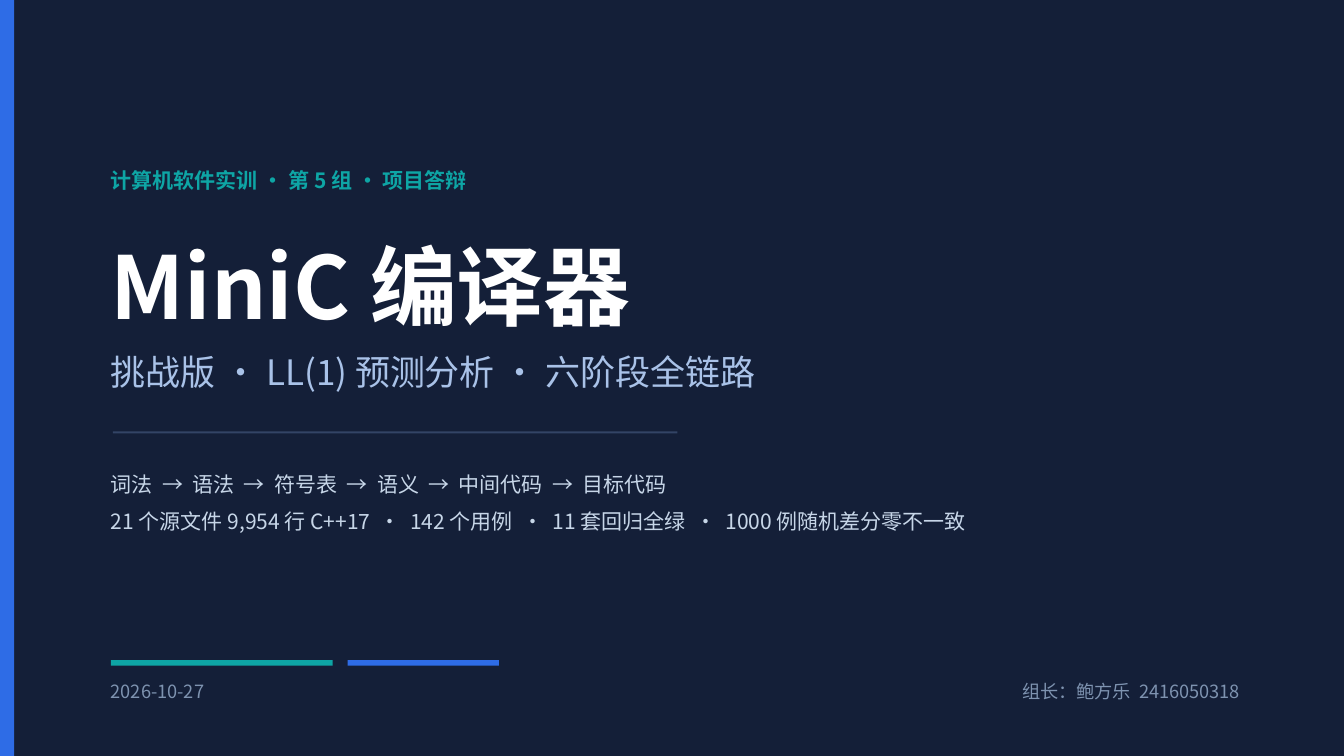
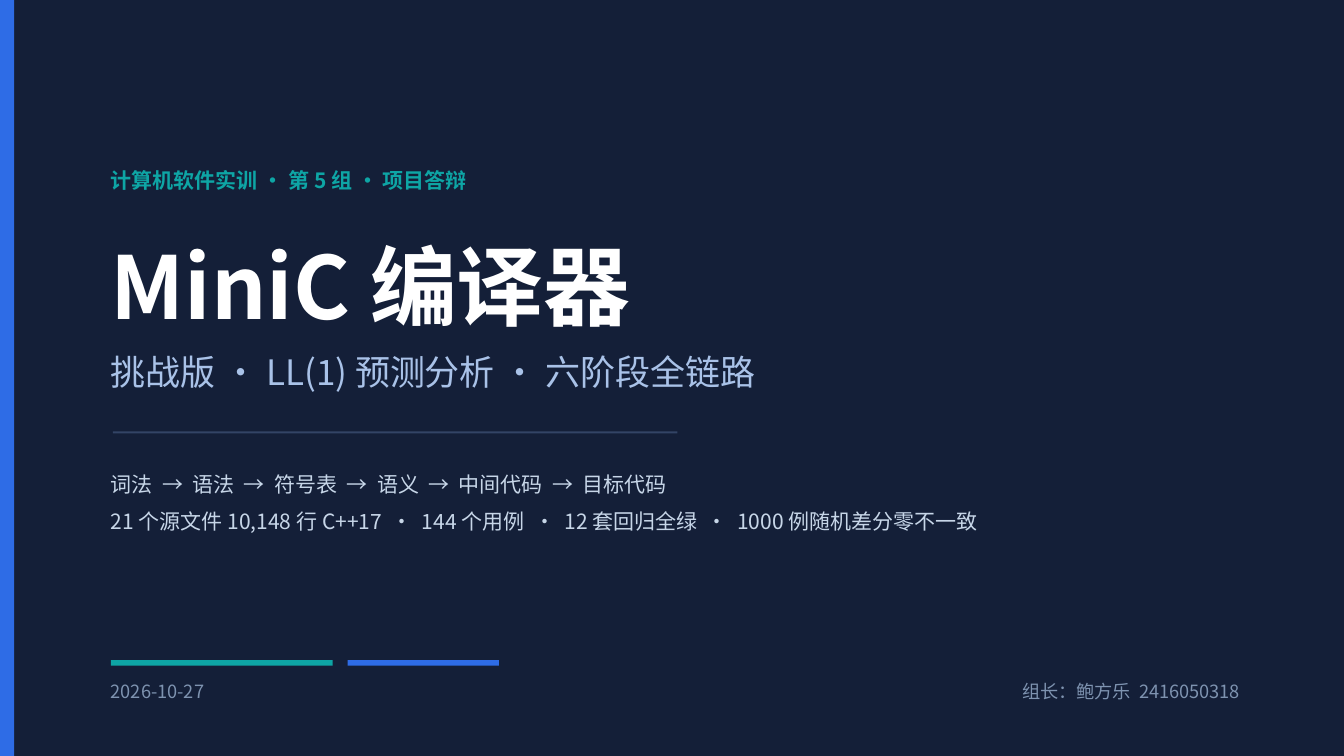
Before and after one commit to 9527-qincheng/MiniCCompiler, a slide deck: slide 1 of docs/MiniC编译器_答辩演示.pptx. Drawn at 1344x756 pixels with LibreOffice and Linux fonts; fonts in the diff are those of the drawing. Boxes give left, top, right and bottom in pixels: in the first picture for what was removed or moved away, otherwise in the second. Text is boxed around its words. In the diff, an @@ line names an element or a change of style, - is before the commit and + after.

Commit message:
feat(opt): 循环不变量外提，-O 首次跨基本块；新增 -O 四元式回归套件
- optimizer 新增第 6 轮 LICM：靠「向后跳的 JMP 指向前面出现过的 LABEL」
  识别循环，只处理最内层，把纯计算提到前导块。
- 四条保守判据：只提纯算术与类型转换（读写内存的 INDEX/ASSIGN 一律不提）；
  除法与取模一律不提（除数可能为 0，提出去会改变「循环一次没进」的语义）；
  循环体内有函数调用就整段跳过；操作数只能是常量、未被写过的变量或已提出的临时量。
- OptStats 新增 iHoisted 并计入 Total()，否则不动点检测看不到变化。
- 新增 tests/run_opt_tests.ps1 与 tests/opt/{licm_hoist,licm_not_hoist}.mc，
  build.bat test 的一键回归从 11 套变成 12 套。
- tools/random_diff.py 新增 --opt，用于验证优化前后行为一致。

实测：while (i < n) { a[i] = i*4+1; s = s + a[i] + gi*2; i = i + 1; }
循环体 27 → 22 条；-O 与不加 -O 输出均为 68、exit 0。
全仓 -O 一致性 95 例零差异；random_diff --opt 300 例零不一致。
默认路径产物逐字不变（12 套回归全绿）。

```diff
--- a/docs/MiniC编译器_答辩演示.pptx
+++ b/docs/MiniC编译器_答辩演示.pptx
@@ text at [111,511,978,533]: text changed @@
-21 个源文件 9,954 行 C++17 · 142 个用例 · 11 套回归全绿 · 1000 例随机差分零不一致
+21 个源文件 10,148 行 C++17 · 144 个用例 · 12 套回归全绿 · 1000 例随机差分零不一致
```
Also in this commit, not shown: 3 other slides changed, 13 other files.
